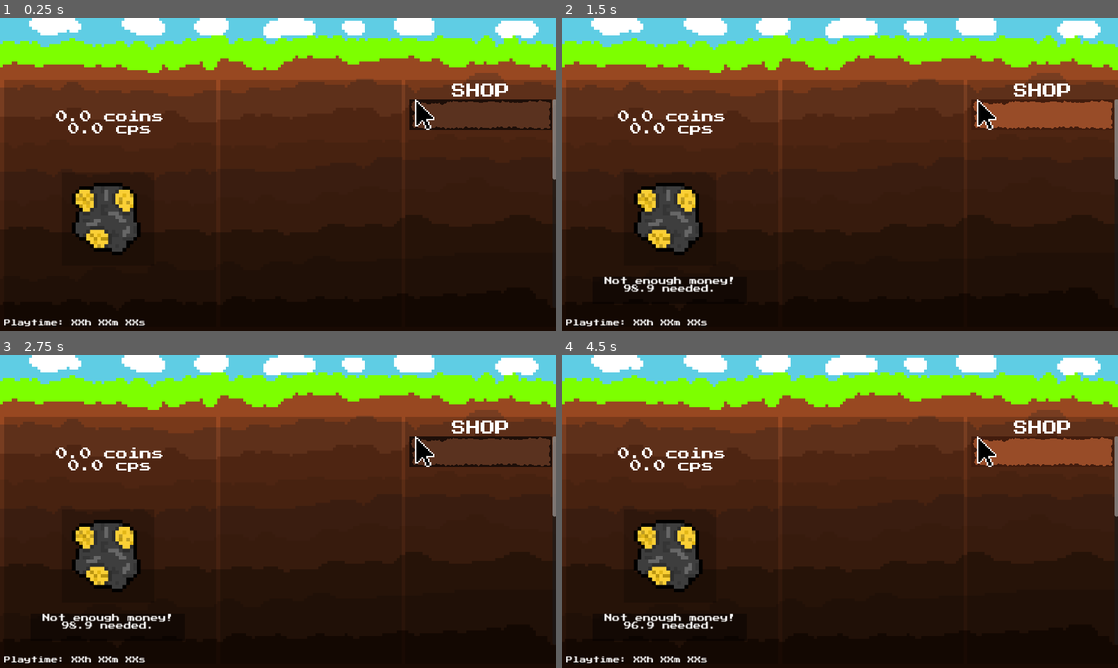
Above: before the commit, frames 1-4 (two rows, left to right).
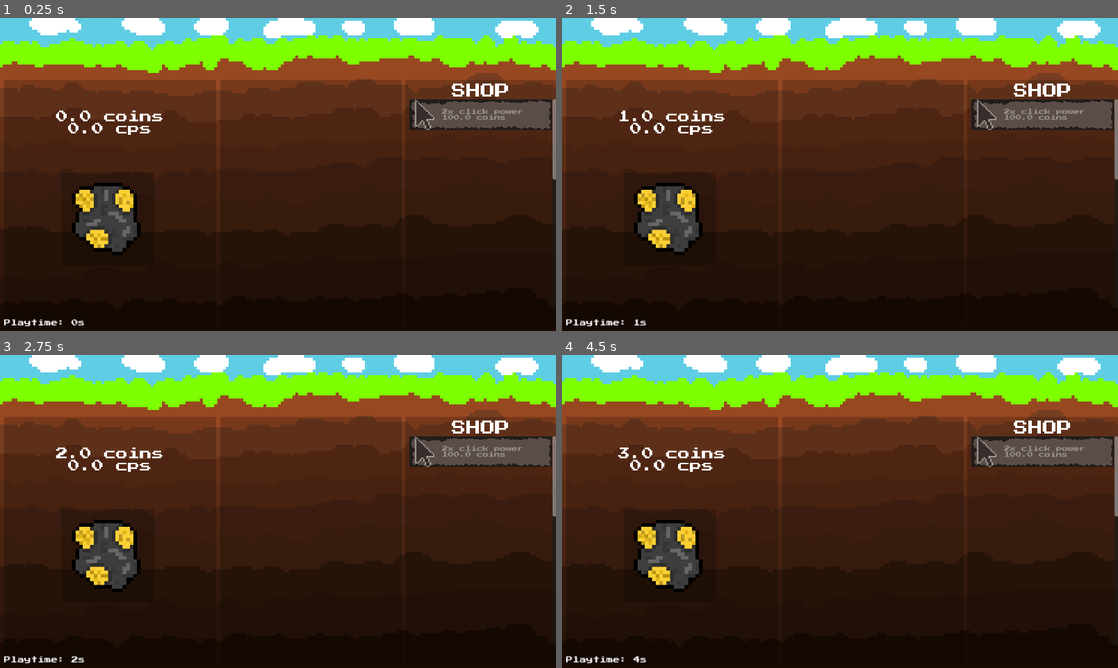
Above: after the commit, the same moments.

Repository: ondrejhonus/miner_tycoon
Game: Godot game, scene res://Scenes/first.tscn
Two runs of this game, one before a commit and one after it. Both use one fixed random seed, a clock stepped at 60 frames per second and the inputs below.
Inputs (mouse positions are in pixels of both pictures, inside the frame that each line leads up to):
- Up to frame 1 (0.25 s): no input
- Up to frame 2 (1.5 s): click (667, 218) at 0.5 s; click (1040, 115) at 1.27 s
- Up to frame 3 (2.75 s): click (105, 555) at 2 s
- Up to frame 4 (4.5 s): click (1040, 452) at 2.77 s; click (667, 555) at 3.5 s; click (1040, 452) at 4.27 s

The runs differ from the first frame. In frame 1, 2.2% of the frame differs, in the area x 12-99%, y 26-99%; in frame 2, 3.2%, in the area x 7-100%, y 26-99%; in frame 3, 2.7%; in frame 4, 3.2%.
Error before the commit: Invalid operands 'int' and 'float' in operator '%'. (res://Scenes/first.gd:170)

Commit message:
saving the playtime works, anything else doesnt lol

Diff:
--- a/Scenes/first.gd
+++ b/Scenes/first.gd
@@ -1,11 +1,13 @@
 extends Node2D
 
-const SAVE_DIR := "user://save.dat"
+const SAVE_DIR = "user://savedata.save"
+
 
 var coins = Big.new(0.001)
 var cps = Big.new(0)
 var click_power = Big.new(1,0)
 var cursor_price = Big.new(1,2)
+var already_saved = false
 
 var playtime_seconds = 0
 
@@ -69,88 +71,40 @@
 var terminal_power = Big.new(15,10)
 var terminal_count = 0
 
-
-func save():
-	var save_dict = {
-	"filename" : get_scene_file_path(),
-	"parent" : get_parent().get_path(),
-	"playtime": playtime_seconds
-	}
-	return save_dict
-
-func save_game():
-	var save_game = FileAccess.open("user://savegame.save", FileAccess.WRITE)
-	var save_nodes = get_tree().get_nodes_in_group("Persist")
-	for node in save_nodes:
-		# Check the node is an instanced scene so it can be instanced again during load.
-		if node.scene_file_path.is_empty():
-			print("persistent node '%s' is not an instanced scene, skipped" % node.name)
-			continue
-
-		# Check the node has a save function.
-		if !node.has_method("save"):
-			print("persistent node '%s' is missing a save() function, skipped" % node.name)
-			continue
-
-		# Call the node's save function.
-		var node_data = node.call("save")
-
-		# JSON provides a static method to serialized JSON string.
-		var json_string = JSON.stringify(node_data)
-
-		# Store the save dictionary as a new line in the save file.
-		save_game.store_line(json_string)
-
-# Note: This can be called from anywhere inside the tree. This function
-# is path independent.
-func load_game():
-	if not FileAccess.file_exists("user://savegame.save"):
-		print("There is no save to load")
-		return # Error! We don't have a save to load.
-
-	# We need to revert the game state so we're not cloning objects
-	# during loading. This will vary wildly depending on the needs of a
-	# project, so take care with this step.
-	# For our example, we will accomplish this by deleting saveable objects.
-	var save_nodes = get_tree().get_nodes_in_group("Persist")
-	for i in save_nodes:
-		i.queue_free()
-
-	# Load the file line by line and process that dictionary to restore
-	# the object it represents.
-	var save_game = FileAccess.open("user://savegame.save", FileAccess.READ)
-	while save_game.get_position() < save_game.get_length():
-		var json_string = save_game.get_line()
-
-		# Creates the helper class to interact with JSON
-		var json = JSON.new()
-
-		# Check if there is any error while parsing the JSON string, skip in case of failure
-		var parse_result = json.parse(json_string)
-		if not parse_result == OK:
-			print("JSON Parse Error: ", json.get_error_message(), " in ", json_string, " at line ", json.get_error_line())
-			continue
-
-		# Get the data from the JSON object
-		var node_data = json.get_data()
-
-		# Firstly, we need to create the object and add it to the tree and set its position.
-		var new_object = load(node_data["filename"]).instantiate()
-		get_node(node_data["parent"]).add_child(new_object)
-
-		# Now we set the remaining variables.
-		for i in node_data.keys():
-			if i == "filename" or i == "parent":
-				continue
-			new_object.set(i, node_data[i])
+func save_score() -> void:
+	var save_path: String = "user://save_game.dat"
+	var file: FileAccess = FileAccess.open(save_path, FileAccess.ModeFlags.WRITE)
+	file.store_string(coins)
+	file.store_string(cps)
+	file.store_string(click_power)
+	file.store_string(cursor_price)
+	file.store_32(playtime_seconds)
+
+	file.close()
+	print("Score saved successfully")
+	pass
+
+func load_score() -> void:
+	var save_path: String = "user://save_game.dat"
+	if FileAccess.file_exists(save_path):
+		var file: FileAccess = FileAccess.open(save_path, FileAccess.ModeFlags.READ)
+		coins = Big.new(file.get_as_text())
+		cps = Big.new(file.get_as_text())
+		click_power = Big.new(file.get_as_text())
+		cursor_price = Big.new(file.get_as_text())
+		playtime_seconds = file.get_32()
+		file.close()
+		print("Score loaded successfully: ", playtime_seconds)
+	else:
+		print("Save file not found")
 
 func _ready():
-	load_game()
 	Big.setSmallDecimals(1)
 	Big.setThousandDecimals(2)
 	Big.setBigDecimals(3)
 	$Canvas/ClickingRect/RichTextLabel.text =  "[center]%s coins
 %s cps[/center]" % [coins.toMetricSymbol(), cps.toMetricSymbol()]
+	load_score()
 	pass
 
 
@@ -166,10 +120,15 @@
 	return timer
 
 func _process(delta):
-	# Save game every minute
-	if (playtime_seconds % 60.0 == 0):
+	# Save game every five minutes
+	if (int(playtime_seconds) % 300 == 0 and playtime_seconds > 1 and already_saved == false):
 		$Canvas/Notification.text = "[center]Game saved automatically[/center]"
-		save_game()
+		$Canvas/Notification/ColorRect.visible = true;
+		save_score()
+		already_saved = true
+
+	if (int(playtime_seconds) % 301 == 0 and playtime_seconds > 1 and already_saved == true):
+		already_saved = false
 
 # Coin system
 	coins.plusEquals(cps.times(delta))
Not shown, added: export_presets.cfg
